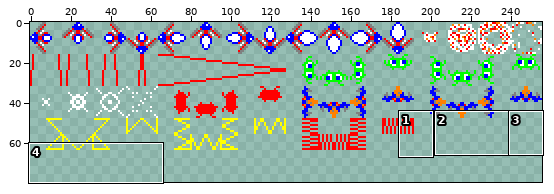
One commit to this sprite sheet: png/sprites-16.png. Above: a wide view before the commit, with the close-up outlined.
Close-up. Before the commit:
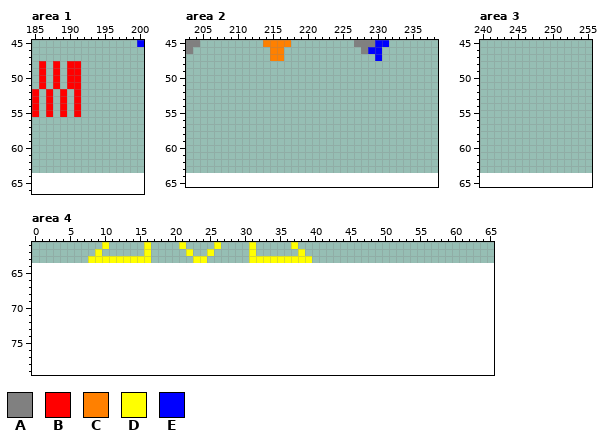
The file is 256x64 pixels. Shown: area 1: x 185..200, y 45..66; area 2: x 203..238, y 45..65; area 3: x 240..255, y 45..65; area 4: x 0..65, y 61..79. The old version is drawn lined up with the new one, on the new canvas. The commit also changed other parts of the picture, which this record leaves out.
Palette (. is transparent): A #808080  B #ff0000  C #ff8000  D #ffff00  E #0000ff
Pixels before, area 1, first column x 185:
45 ...............E
46 ................
47 ................
48 .B.B.BB.........
49 .B.B.BB.........
50 .B.B.BB.........
51 .B.B.BB.........
52 B.B.B.B.........
53 B.B.B.B.........
54 B.B.B.B.........
55 B.B.B.B.........
Pixels before, area 2, first column x 203:
45 AA.........CCCC.........AAAEE
46 A...........CC...........AEE.
47 ............CC.............E.
Pixels before, area 4, first column x 8:
61 ..D.....D....D....D....D.....D..
62 .D......D.....D..D.....D......D.
63 DDDDDDDDD......DD......DDDDDDDDD
After:
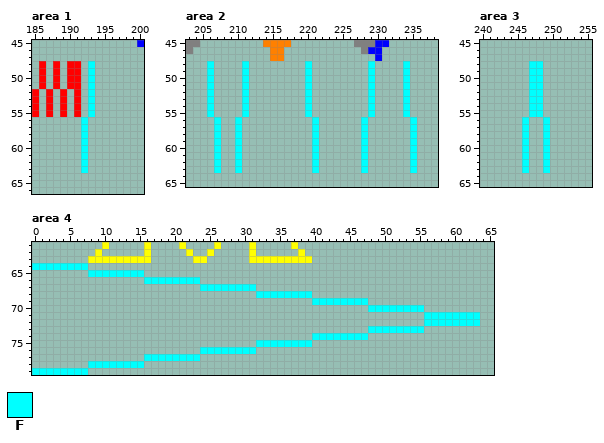
Colours new in this view: F #00ffff
Difference:
canvas 256x64 -> 256x80
Area 1:
y 48..55: x 193 . -> F
y 56..63: x 192 . -> F
Area 2:
y 48..55: x 206 . -> F; x 211 . -> F; x 220 . -> F; x 229 . -> F; x 234 . -> F
y 56..63: x 207 . -> F; x 210 . -> F; x 221 . -> F; x 228 . -> F; x 235 . -> F
Area 3:
y 48..55: x 247..248 .. -> FF
y 56..63: x 246 . -> F; x 249 . -> F
Area 4:
y 64: x 0..7 ........ -> FFFFFFFF
y 65: x 8..15 ........ -> FFFFFFFF
y 66: x 16..23 ........ -> FFFFFFFF
y 67: x 24..31 ........ -> FFFFFFFF
y 68: x 32..39 ........ -> FFFFFFFF
y 69: x 40..47 ........ -> FFFFFFFF
y 70: x 48..55 ........ -> FFFFFFFF
y 71..72: x 56..63 ........ -> FFFFFFFF
y 73: x 48..55 ........ -> FFFFFFFF
y 74: x 40..47 ........ -> FFFFFFFF
y 75: x 32..39 ........ -> FFFFFFFF
y 76: x 24..31 ........ -> FFFFFFFF
y 77: x 16..23 ........ -> FFFFFFFF
y 78: x 8..15 ........ -> FFFFFFFF
y 79: x 0..7 ........ -> FFFFFFFF
Boxes around the changes in both close-ups, in picture pixels (x1, y1, x2, y2):
added: (81, 61, 95, 173)
added: (207, 61, 249, 173)
added: (305, 61, 319, 173)
added: (361, 61, 375, 173)
added: (403, 61, 417, 173)
added: (522, 61, 550, 173)
added: (32, 263, 480, 375)
